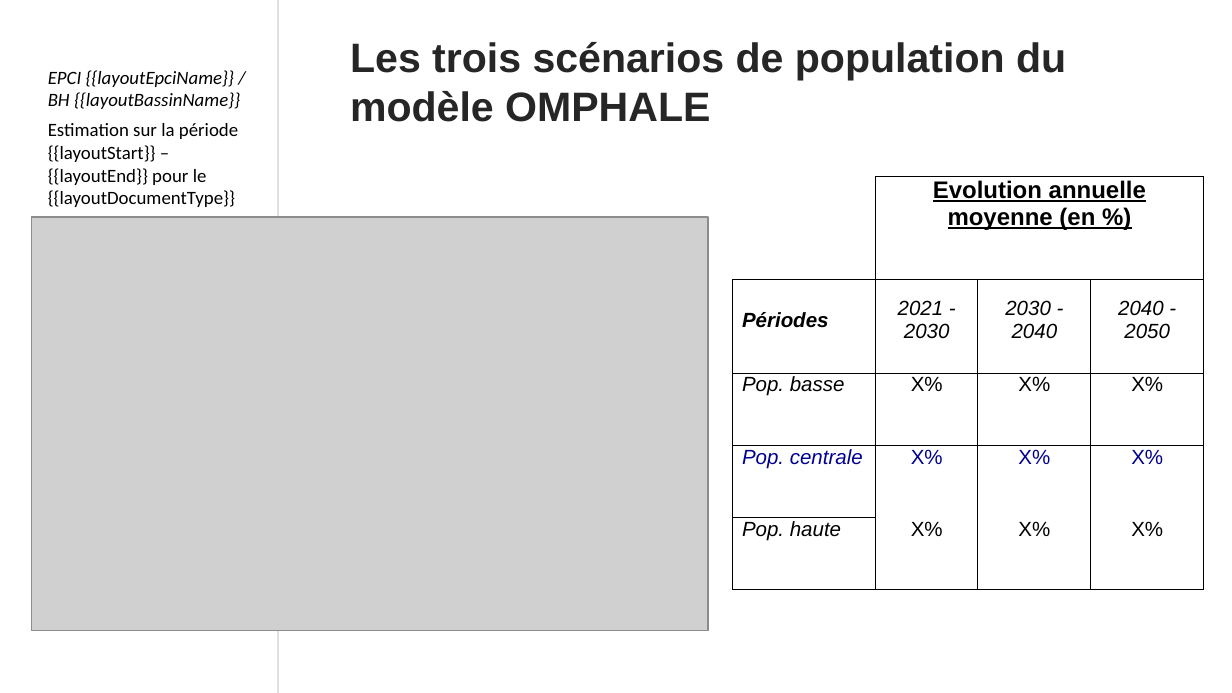
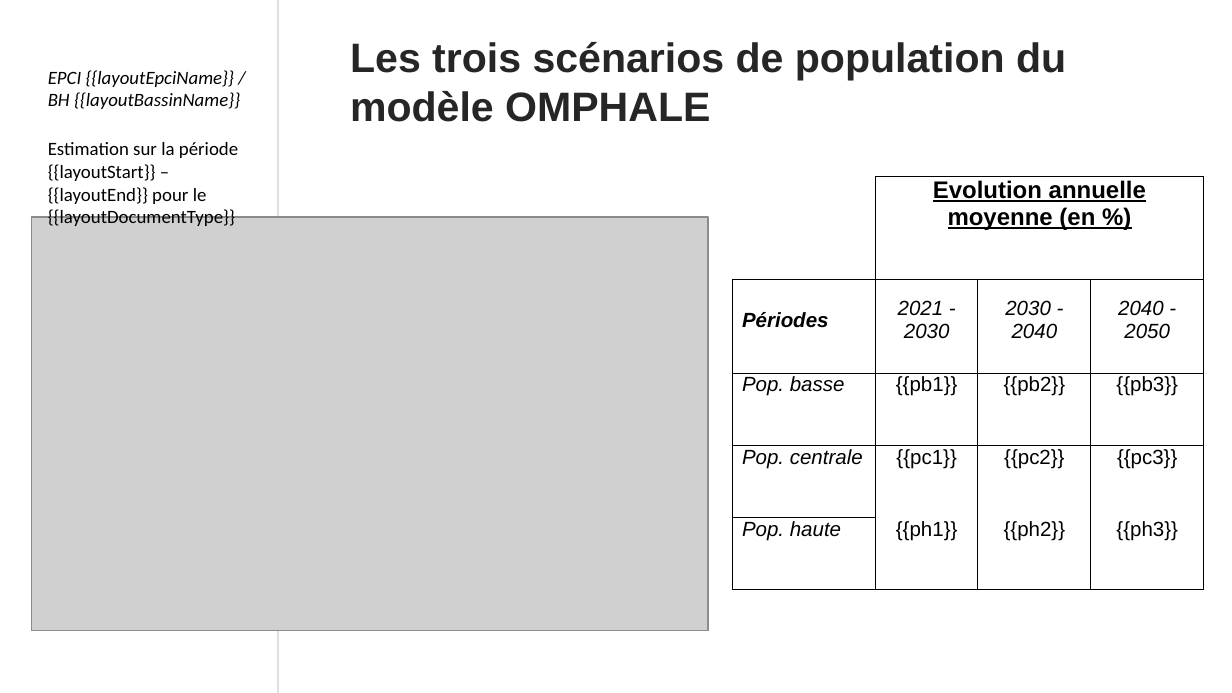
Before and after one commit to MTES-MCT/otelo-back, a slide deck: slide 10 of public/ppt/template.pptx. Drawn at 1232x693 pixels with LibreOffice and Linux fonts; fonts in the diff are those of the drawing; grey boxes stand for pictures; background and template pictures are left out. Boxes give left, top, right and bottom in pixels: in the first picture for what was removed or moved away, otherwise in the second. Text is boxed around its words. In the diff, an @@ line names an element or a change of style, - is before the commit and + after.

```diff
--- a/public/ppt/template.pptx
+++ b/public/ppt/template.pptx
@@ text "Estimation sur la période {{layoutStart}} ...": place and size @@
-text "Estimation sur la période {{layoutStart}} ..." at <box>48,123,238,207</box>
+text "Estimation sur la période {{layoutStart}} ..." at <box>48,142,238,226</box>
@@ table at <box>733,176,1205,590</box> @@
-row 3: Pop. basse | X% | X% | X%
+row 3: Pop. basse | {{pb1}} | {{pb2}} | {{pb3}}
-row 4: Pop. centrale | X% | X% | X%
+row 4: Pop. centrale | {{pc1}} | {{pc2}} | {{pc3}}
-row 5: Pop. haute | X% | X% | X%
+row 5: Pop. haute | {{ph1}} | {{ph2}} | {{ph3}}
@@ text colour #000091 to #000000 in "Pop. centrale" @@
```
Also in this commit, not shown: 14 other slides changed, 15 other files.
